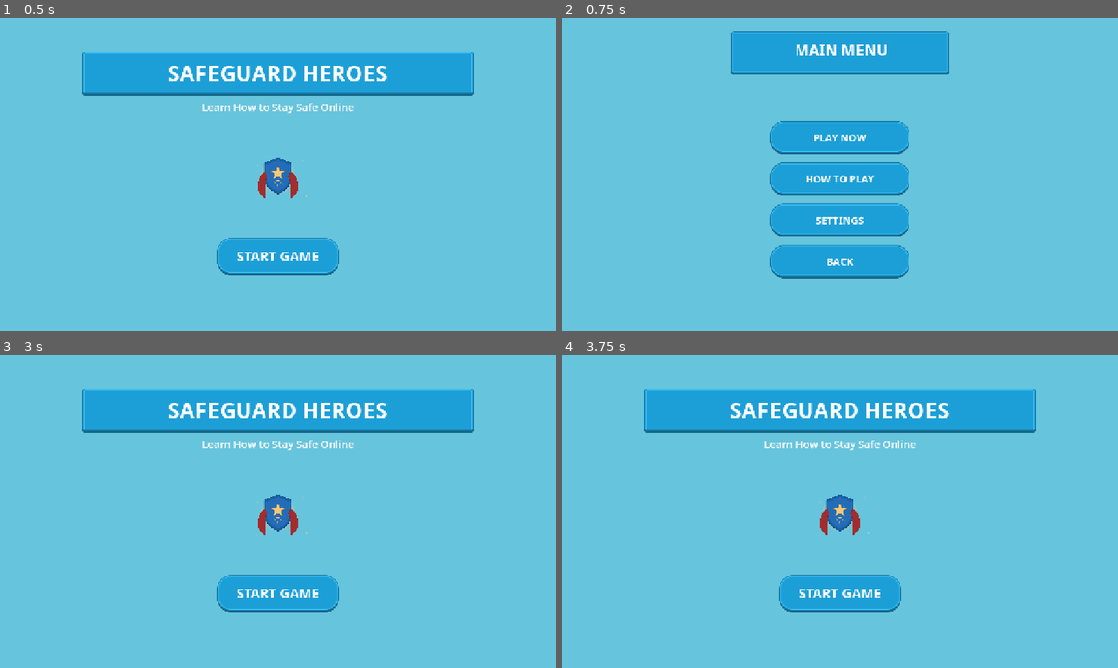
Above: before the commit, frames 1-4 (two rows, left to right).
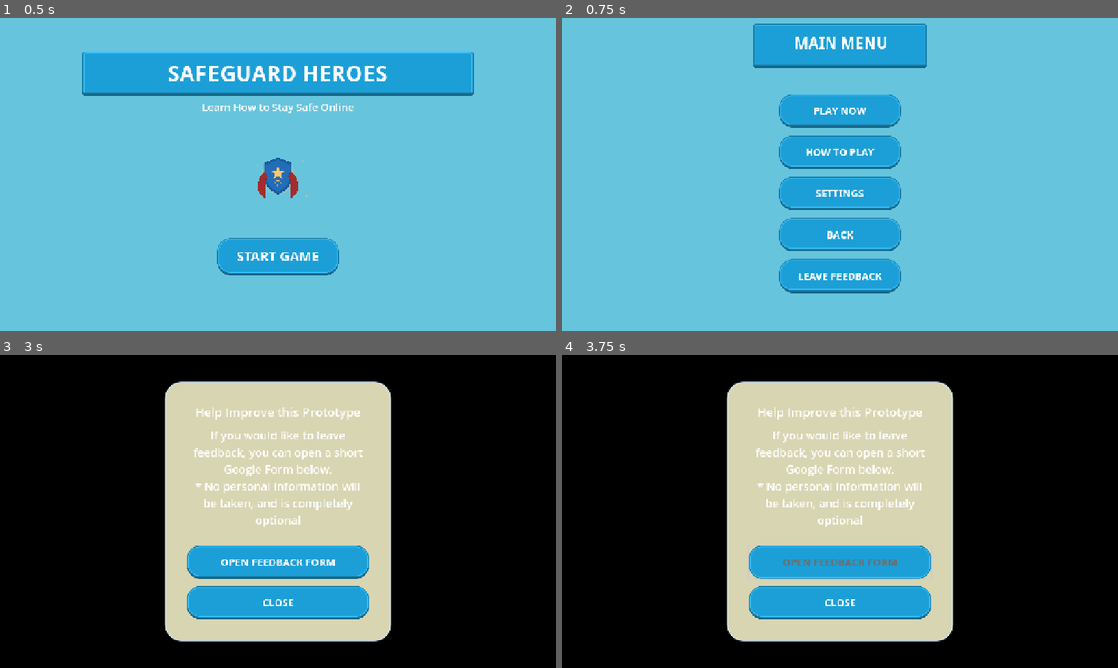
Above: after the commit, the same moments.

Repository: stackedStewart/online-safety-gamified-prototype
Game: Godot game, scene res://scenes/main.tscn
Two runs of this game, one before a commit and one after it. Both use one fixed random seed, a clock stepped at 60 frames per second and the inputs below.
Inputs (mouse positions are in pixels of both pictures, inside the frame that each line leads up to):
- Up to frame 1 (0.5 s): no input
- Up to frame 2 (0.75 s): click "START GAME" at 0.5 s
- Up to frame 3 (3 s): click "BACK" at 1.25 s; click "START GAME" at 2 s; click (278, 611) at 2.75 s, where only the run after the commit has a clickable "LEAVE FEEDBACK"
- Up to frame 4 (3.75 s): click (840, 561) at 3.5 s, where only the run after the commit has a clickable "OPEN FEEDBACK FORM"

Frame 1 is identical in both runs. In frame 2, 15% of the frame differs, in the area x 30-70%, y 1-88%; in frame 3, 99%; in frame 4, 99%, in the area x 0-100%, y 0-100%.

Commit message:
added overlays and links to feedback form

Diff:
--- a/scenes/menu.gd
+++ b/scenes/menu.gd
@@ -5,6 +5,8 @@
 @onready var settings_button: Button = $Margin/Layout/ButtonWrap/ButtonColumn/SettingsButton
 @onready var back_button: Button = $Margin/Layout/ButtonWrap/ButtonColumn/BackButton
 @onready var background: ColorRect = $Background
+@onready var feedback_button: Button = $Margin/Layout/ButtonWrap/ButtonColumn/FeedbackButton
+@onready var survey_overlay: Control = $SurveyOverlay
 
 func _ready() -> void:
 	# Button signals (code-based connection)
@@ -12,6 +14,7 @@
 	settings_button.pressed.connect(_on_settings_pressed)
 	back_button.pressed.connect(_on_back_pressed)
 	how_to_play_button.pressed.connect(_on_how_to_play_pressed)
+	feedback_button.pressed.connect(_on_feedback_pressed)
 
 	# Apply accessibility now + whenever Settings change
 	Settings.changed.connect(apply_accessibility)
@@ -30,6 +33,9 @@
 func _on_back_pressed() -> void:
 	get_tree().change_scene_to_file("res://scenes/start.tscn")
 
+func _on_feedback_pressed() -> void:
+	survey_overlay.show_overlay()
+
 
 func apply_accessibility() -> void:
 	UITheme.apply_theme(self)
--- a/scenes/menu.tscn
+++ b/scenes/menu.tscn
@@ -1,8 +1,9 @@
-[gd_scene load_steps=4 format=3 uid="uid://4nwf3xcpg3qf"]
+[gd_scene load_steps=5 format=3 uid="uid://4nwf3xcpg3qf"]
 
 [ext_resource type="Script" uid="uid://b7x8t1yijfand" path="res://scenes/menu.gd" id="1_yqeox"]
 [ext_resource type="Texture2D" uid="uid://dxt23h4qwmqtg" path="res://assets/ui/kenney/titleBanner/button_rectangle_depth_flat.png" id="2_vjb58"]
 [ext_resource type="FontFile" uid="uid://b4xrljofokkcv" path="res://assets/ui/kenney/font/DroidSans-Bold.ttf" id="3_con2f"]
+[ext_resource type="PackedScene" uid="uid://ditm5y1oc6lft" path="res://survey_overlay.tscn" id="4_mhnvy"]
 
 [node name="Menu" type="Control"]
 layout_mode = 3
@@ -39,7 +40,7 @@
 alignment = 1
 
 [node name="NinePatchRect" type="NinePatchRect" parent="Margin/Layout"]
-custom_minimum_size = Vector2(500, 100)
+custom_minimum_size = Vector2(400, 50)
 layout_mode = 2
 size_flags_horizontal = 4
 texture = ExtResource("2_vjb58")
@@ -49,15 +50,20 @@
 patch_margin_bottom = 50
 
 [node name="TitleLabel" type="Label" parent="Margin/Layout/NinePatchRect"]
-layout_mode = 0
-offset_left = 14.0
-offset_top = 22.0
-offset_right = 493.0
-offset_bottom = 88.0
+layout_mode = 1
+anchors_preset = 4
+anchor_top = 0.5
+anchor_bottom = 0.5
+offset_left = -37.0
+offset_top = -27.0
+offset_right = 442.0
+offset_bottom = 39.0
+grow_vertical = 2
 theme_override_fonts/font = ExtResource("3_con2f")
 theme_override_font_sizes/font_size = 40
 text = "MAIN MENU"
 horizontal_alignment = 1
+autowrap_mode = 3
 
 [node name="TopSpacer" type="Control" parent="Margin/Layout"]
 custom_minimum_size = Vector2(0, 10)
@@ -77,25 +83,34 @@
 alignment = 1
 
 [node name="PlayButton" type="Button" parent="Margin/Layout/ButtonWrap/ButtonColumn"]
-custom_minimum_size = Vector2(320, 64)
+custom_minimum_size = Vector2(280, 50)
 layout_mode = 2
 text = "PLAY NOW"
 
 [node name="HowToPlayButton" type="Button" parent="Margin/Layout/ButtonWrap/ButtonColumn"]
-custom_minimum_size = Vector2(320, 64)
+custom_minimum_size = Vector2(280, 50)
 layout_mode = 2
 text = "HOW TO PLAY"
 
 [node name="SettingsButton" type="Button" parent="Margin/Layout/ButtonWrap/ButtonColumn"]
-custom_minimum_size = Vector2(320, 64)
+custom_minimum_size = Vector2(280, 50)
 layout_mode = 2
 text = "SETTINGS"
 
 [node name="BackButton" type="Button" parent="Margin/Layout/ButtonWrap/ButtonColumn"]
-custom_minimum_size = Vector2(320, 64)
+custom_minimum_size = Vector2(280, 50)
 layout_mode = 2
 text = "BACK"
+
+[node name="FeedbackButton" type="Button" parent="Margin/Layout/ButtonWrap/ButtonColumn"]
+custom_minimum_size = Vector2(280, 50)
+layout_mode = 2
+text = "LEAVE FEEDBACK"
 
 [node name="BottomSpacer" type="Control" parent="Margin/Layout"]
 custom_minimum_size = Vector2(0, 70)
 layout_mode = 2
+
+[node name="SurveyOverlay" parent="." instance=ExtResource("4_mhnvy")]
+visible = false
+layout_mode = 1
--- a/scenes/results.gd
+++ b/scenes/results.gd
@@ -8,6 +8,9 @@
 
 @onready var try_again_button: Button = $PageCenter/Margin/Layout/Buttons/NextChallengeButton
 @onready var back_to_menu_button: Button = $PageCenter/Margin/Layout/Buttons/BackToMenuButton
+
+@onready var feedback_button: Button = $PageCenter/Margin/Layout/Buttons/FeedbackButton
+@onready var survey_overlay: Control = $SurveyOverlay
 
 func _ready() -> void:
 	Settings.changed.connect(apply_accessibility)
@@ -24,11 +27,13 @@
 	badge_label.text = "Correct answers: %d / %d (%d%%)" % [correct, total, accuracy]
 	reminder_label.text = _message_for_score(correct, total)
 
-	try_again_button.text = "Try again"
-	back_to_menu_button.text = "Back to menu"
+	try_again_button.text = "TRY AGAIN"
+	back_to_menu_button.text = "MENU"
+	feedback_button.text = "FEEDBACK FORM"
 
 	try_again_button.pressed.connect(_on_try_again)
 	back_to_menu_button.pressed.connect(_on_back_to_menu)
+	feedback_button.pressed.connect(_on_feedback_pressed)
 
 func _message_for_score(correct: int, total: int) -> String:
 	if correct >= total:
@@ -47,6 +52,9 @@
 func _on_back_to_menu() -> void:
 	get_tree().change_scene_to_file("res://scenes/menu.tscn")
 
+func _on_feedback_pressed() -> void:
+	survey_overlay.show_overlay()
+
 func apply_accessibility() -> void:
 	# Apply theme scaling (fonts + spacing + padding)
 	UITheme.apply_theme(self)
--- a/scenes/results.tscn
+++ b/scenes/results.tscn
@@ -1,7 +1,8 @@
-[gd_scene load_steps=4 format=3 uid="uid://beh3d7xnb6hkw"]
+[gd_scene load_steps=5 format=3 uid="uid://beh3d7xnb6hkw"]
 
 [ext_resource type="Theme" uid="uid://bkjc1ko5b2tj7" path="res://ui/themes/theme_default.tres" id="1_21kdr"]
 [ext_resource type="Script" uid="uid://p8ciulm2ak8a" path="res://scenes/results.gd" id="1_qh7lt"]
+[ext_resource type="PackedScene" uid="uid://ditm5y1oc6lft" path="res://survey_overlay.tscn" id="3_r4wmc"]
 
 [sub_resource type="StyleBoxFlat" id="StyleBoxFlat_qh7lt"]
 bg_color = Color(0.7490196, 0.96862745, 0.9019608, 1)
@@ -86,14 +87,25 @@
 layout_mode = 2
 
 [node name="NextChallengeButton" type="Button" parent="PageCenter/Margin/Layout/Buttons"]
+custom_minimum_size = Vector2(280, 50)
 layout_mode = 2
 theme_override_font_sizes/font_size = 32
 
 [node name="BackToMenuButton" type="Button" parent="PageCenter/Margin/Layout/Buttons"]
+custom_minimum_size = Vector2(280, 50)
 layout_mode = 2
+
+[node name="FeedbackButton" type="Button" parent="PageCenter/Margin/Layout/Buttons"]
+custom_minimum_size = Vector2(280, 50)
+layout_mode = 2
+text = "LEAVE FEEDBACK"
 
 [node name="Footer" type="HBoxContainer" parent="PageCenter/Margin/Layout"]
 layout_mode = 2
 
 [node name="VersionLabel" type="Label" parent="PageCenter/Margin/Layout/Footer"]
 layout_mode = 2
+
+[node name="SurveyOverlay" parent="." instance=ExtResource("3_r4wmc")]
+visible = false
+layout_mode = 1
--- a/scripts/UITheme.gd
+++ b/scripts/UITheme.gd
@@ -6,17 +6,17 @@
 # Base design tokens
 const BASE_FONT := 26
 const BASE_BUTTON_HEIGHT := 82
-const BASE_SEPARATION := 24
+const BASE_SEPARATION := 5
 const BASE_CARD_PADDING := 24
 const BASE_SCREEN_MARGIN := 36  # NEW
 
 # Clamp limits (to prevent overflow at Extra Large)
-const MAX_BUTTON_HEIGHT := 90
-const MAX_SEPARATION := 20
-const MAX_CARD_PADDING := 28
-const MAX_SCREEN_MARGIN := 40    # NEW
-const MAX_TITLE_FONT := 48
-const MAX_HUD_FONT := 40
+const MAX_BUTTON_HEIGHT := 80
+const MAX_SEPARATION := 15
+const MAX_CARD_PADDING := 22
+const MAX_SCREEN_MARGIN := 30    # NEW
+const MAX_TITLE_FONT := 40
+const MAX_HUD_FONT := 48
 
 const TITLE_MULT := 1.35
 const HUD_MULT := 1.15
--- a/survey_overlay.gd
+++ b/survey_overlay.gd
@@ -1,11 +1,23 @@
 extends Control
 
+@export var form_url: String = "https://forms.gle/6c9UK3gdxmFZ1NRP9"
 
-# Called when the node enters the scene tree for the first time.
+@onready var open_form_button: Button = $CenterContainer/Panel/PanelMargin/PanelLayout/OpenFormButton
+@onready var close_button: Button = $CenterContainer/Panel/PanelMargin/PanelLayout/CloseButton
+
 func _ready() -> void:
-	pass # Replace with function body.
+	open_form_button.pressed.connect(_on_open_form_pressed)
+	close_button.pressed.connect(_on_close_pressed)
 
+func show_overlay() -> void:
+	visible = true
 
-# Called every frame. 'delta' is the elapsed time since the previous frame.
-func _process(delta: float) -> void:
-	pass
+func hide_overlay() -> void:
+	visible = false
+
+func _on_open_form_pressed() -> void:
+	if form_url.strip_edges() != "":
+		OS.shell_open(form_url)
+
+func _on_close_pressed() -> void:
+	hide_overlay()
--- a/survey_overlay.tscn
+++ b/survey_overlay.tscn
@@ -1,13 +1,15 @@
-[gd_scene format=3 uid="uid://ditm5y1oc6lft"]
+[gd_scene load_steps=2 format=3 uid="uid://ditm5y1oc6lft"]
+
+[ext_resource type="Script" uid="uid://cqbhry2tjmbhf" path="res://survey_overlay.gd" id="1_hm3m1"]
 
 [node name="SurveyOverlay" type="Control"]
-visible = false
 layout_mode = 3
 anchors_preset = 15
 anchor_right = 1.0
 anchor_bottom = 1.0
 grow_horizontal = 2
 grow_vertical = 2
+script = ExtResource("1_hm3m1")
 
 [node name="Dimmer" type="ColorRect" parent="."]
 layout_mode = 1
@@ -19,31 +21,53 @@
 color = Color(0, 0, 0, 1)
 
 [node name="CenterContainer" type="CenterContainer" parent="."]
-layout_mode = 0
-offset_right = 40.0
-offset_bottom = 40.0
+layout_mode = 1
+anchors_preset = 15
+anchor_right = 1.0
+anchor_bottom = 1.0
+grow_horizontal = 2
+grow_vertical = 2
 
 [node name="Panel" type="PanelContainer" parent="CenterContainer"]
 layout_mode = 2
 
 [node name="PanelMargin" type="MarginContainer" parent="CenterContainer/Panel"]
 layout_mode = 2
+size_flags_horizontal = 4
+size_flags_vertical = 4
+theme_override_constants/margin_left = 28
+theme_override_constants/margin_top = 28
+theme_override_constants/margin_right = 28
+theme_override_constants/margin_bottom = 28
 
 [node name="PanelLayout" type="VBoxContainer" parent="CenterContainer/Panel/PanelMargin"]
 layout_mode = 2
+theme_override_constants/separation = 16
 
 [node name="TitleLabel" type="Label" parent="CenterContainer/Panel/PanelMargin/PanelLayout"]
 layout_mode = 2
+theme_override_font_sizes/font_size = 28
+text = "Help Improve this Prototype"
+horizontal_alignment = 1
 
 [node name="BodyLabel" type="Label" parent="CenterContainer/Panel/PanelMargin/PanelLayout"]
+custom_minimum_size = Vector2(420, 0)
 layout_mode = 2
-text = "If Yo"
+text = "If you would like to leave feedback, you can open a short Google Form below.
+* No personal information will be taken, and is completely optional"
+horizontal_alignment = 1
+autowrap_mode = 3
 
 [node name="ButtonGap" type="Control" parent="CenterContainer/Panel/PanelMargin/PanelLayout"]
+custom_minimum_size = Vector2(0, 8)
 layout_mode = 2
 
 [node name="OpenFormButton" type="Button" parent="CenterContainer/Panel/PanelMargin/PanelLayout"]
+custom_minimum_size = Vector2(320, 60)
 layout_mode = 2
+text = "OPEN FEEDBACK FORM"
 
 [node name="CloseButton" type="Button" parent="CenterContainer/Panel/PanelMargin/PanelLayout"]
+custom_minimum_size = Vector2(220, 56)
 layout_mode = 2
+text = "CLOSE"
